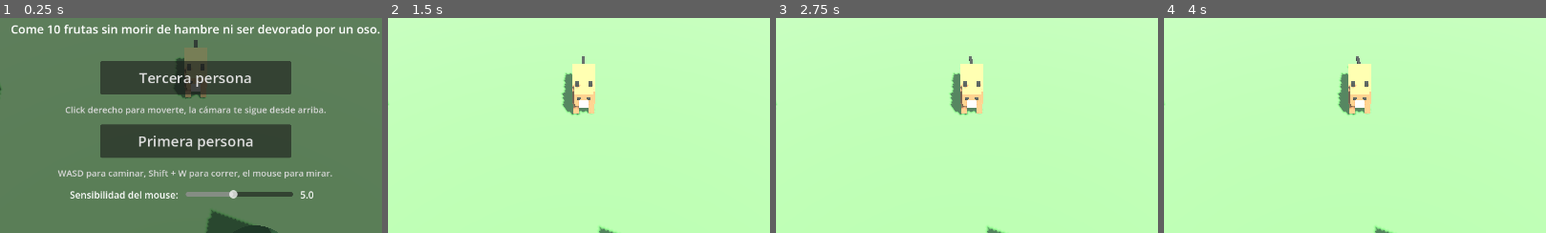
Above: before the commit, frames 1-4 (left to right).
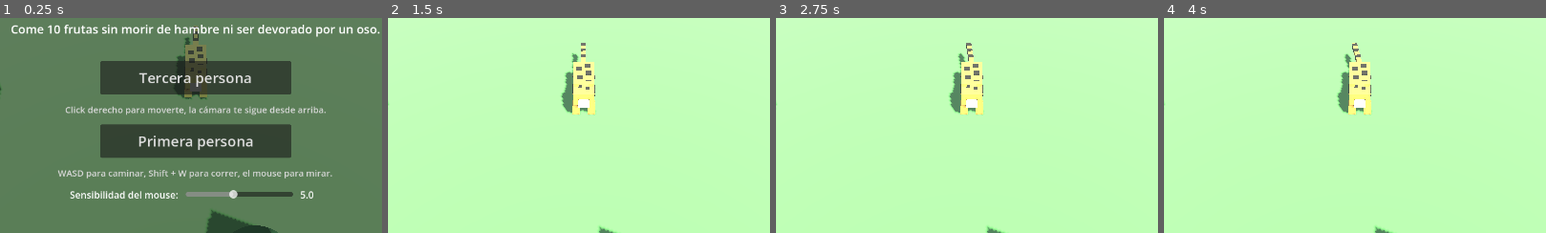
Above: after the commit, the same moments.

Repository: franco-marin/Proyecto_CDEV
Game: Godot game, scene res://escenas/main.tscn
Two runs of this game, one before a commit and one after it. Both use one fixed random seed, a clock stepped at 60 frames per second and the inputs below.
Inputs (mouse positions are % of the whole screen's width and height, from its top left):
- Up to frame 1 (0.25 s): no input
- Up to frame 2 (1.5 s): click "Tercera persona" at 0.5 s; move the mouse to (72, 45) at 1.27 s; hold D (derecha) from 1.28 s (still down); hold E (comer) from 1.28 s (still down); click (72, 45) at 1.42 s
- Up to frame 3 (2.75 s): move the mouse to (30, 55) at 2.02 s; release D (derecha) at 2.03 s; release E (comer) at 2.03 s; hold S (atras) from 2.03 s (still down); tap Shift (correr) at 2.1 s
- Up to frame 4 (4 s): move the mouse to (60, 28) at 2.77 s; release S (atras) at 2.78 s; hold D (derecha) 2.78-3.53 s; hold Right mouse button (mover_animal) 2.78-3.53 s; move the mouse to (45, 70) at 3.52 s; hold W (adelante) from 3.53 s (still down); tap E (comer) at 3.6 s; click (45, 70) at 3.67 s
The pictures show only the part of the screen within x 24-74%, y 35-85%; the shares and areas given below are measured in that part.

The runs differ from the first frame. In frame 1, 0.6% of the frame differs, in the area x 46-55%, y 3-38%; in frame 2, 1.0%; in frame 3, 1.0%; in frame 4, 1.0%, in the area x 45-55%, y 11-46%.

Commit message:
cambiar al personaje principal por un yaguareté

Diff:
--- a/escenas/jugador.tscn
+++ b/escenas/jugador.tscn
@@ -10,37 +10,59 @@
 [sub_resource type="StandardMaterial3D" id="Mat_oscuro"]
 albedo_color = Color(0.08, 0.06, 0.05, 1)
 
+[sub_resource type="StandardMaterial3D" id="Mat_mancha"]
+albedo_color = Color(0.13, 0.08, 0.04, 1)
+
+[sub_resource type="StandardMaterial3D" id="Mat_ojo"]
+albedo_color = Color(0.92, 0.7, 0.12, 1)
+
 [sub_resource type="StandardMaterial3D" id="Mat_hocico"]
-albedo_color = Color(0.93, 0.7, 0.6, 1)
+albedo_color = Color(0.95, 0.88, 0.72, 1)
 
 [sub_resource type="BoxMesh" id="Mesh_cuerpo"]
 material = ExtResource("2_mat")
-size = Vector3(0.6, 0.5, 1)
+size = Vector3(0.55, 0.5, 1.15)
 
 [sub_resource type="BoxMesh" id="Mesh_cabeza"]
 material = ExtResource("2_mat")
-size = Vector3(0.45, 0.45, 0.45)
+size = Vector3(0.5, 0.42, 0.42)
 
 [sub_resource type="BoxMesh" id="Mesh_hocico"]
 material = SubResource("Mat_hocico")
-size = Vector3(0.25, 0.18, 0.12)
+size = Vector3(0.26, 0.17, 0.12)
 
 [sub_resource type="SphereMesh" id="Mesh_ojo"]
-material = SubResource("Mat_oscuro")
-radius = 0.05
-height = 0.1
+material = SubResource("Mat_ojo")
+radius = 0.04
+height = 0.08
 
 [sub_resource type="BoxMesh" id="Mesh_oreja"]
-material = SubResource("Mat_oscuro")
-size = Vector3(0.1, 0.16, 0.08)
+material = ExtResource("2_mat")
+size = Vector3(0.13, 0.13, 0.06)
 
 [sub_resource type="BoxMesh" id="Mesh_pata"]
 material = ExtResource("2_mat")
-size = Vector3(0.15, 0.4, 0.15)
+size = Vector3(0.2, 0.35, 0.2)
 
 [sub_resource type="BoxMesh" id="Mesh_cola"]
-material = SubResource("Mat_oscuro")
-size = Vector3(0.08, 0.08, 0.35)
+material = ExtResource("2_mat")
+size = Vector3(0.13, 0.13, 0.8)
+
+[sub_resource type="BoxMesh" id="Mesh_mancha_arriba"]
+material = SubResource("Mat_mancha")
+size = Vector3(0.14, 0.03, 0.14)
+
+[sub_resource type="BoxMesh" id="Mesh_mancha_lado"]
+material = SubResource("Mat_mancha")
+size = Vector3(0.03, 0.14, 0.14)
+
+[sub_resource type="BoxMesh" id="Mesh_mancha_cabeza"]
+material = SubResource("Mat_mancha")
+size = Vector3(0.09, 0.03, 0.09)
+
+[sub_resource type="BoxMesh" id="Mesh_anillo_cola"]
+material = SubResource("Mat_mancha")
+size = Vector3(0.14, 0.14, 0.1)
 
 [sub_resource type="BoxMesh" id="Mesh_hocico_fps"]
 material = SubResource("Mat_hocico")
@@ -243,6 +265,62 @@
 transform = Transform3D(1, 0, 0, 0, 1, 0, 0, 0, 1, 0, 0.6, 0)
 mesh = SubResource("Mesh_cuerpo")
 
+[node name="ManchaArriba0" type="MeshInstance3D" parent="Modelo/Cuerpo"]
+transform = Transform3D(1, 0, 0, 0, 1, 0, 0, 0, 1, -0.12, 0.25, 0.35)
+mesh = SubResource("Mesh_mancha_arriba")
+
+[node name="ManchaArriba1" type="MeshInstance3D" parent="Modelo/Cuerpo"]
+transform = Transform3D(1, 0, 0, 0, 1, 0, 0, 0, 1, 0.12, 0.25, 0.2)
+mesh = SubResource("Mesh_mancha_arriba")
+
+[node name="ManchaArriba2" type="MeshInstance3D" parent="Modelo/Cuerpo"]
+transform = Transform3D(1, 0, 0, 0, 1, 0, 0, 0, 1, -0.1, 0.25, 0.0)
+mesh = SubResource("Mesh_mancha_arriba")
+
+[node name="ManchaArriba3" type="MeshInstance3D" parent="Modelo/Cuerpo"]
+transform = Transform3D(1, 0, 0, 0, 1, 0, 0, 0, 1, 0.13, 0.25, -0.15)
+mesh = SubResource("Mesh_mancha_arriba")
+
+[node name="ManchaArriba4" type="MeshInstance3D" parent="Modelo/Cuerpo"]
+transform = Transform3D(1, 0, 0, 0, 1, 0, 0, 0, 1, -0.12, 0.25, -0.3)
+mesh = SubResource("Mesh_mancha_arriba")
+
+[node name="ManchaArriba5" type="MeshInstance3D" parent="Modelo/Cuerpo"]
+transform = Transform3D(1, 0, 0, 0, 1, 0, 0, 0, 1, 0.1, 0.25, -0.42)
+mesh = SubResource("Mesh_mancha_arriba")
+
+[node name="ManchaLadoIzq0" type="MeshInstance3D" parent="Modelo/Cuerpo"]
+transform = Transform3D(1, 0, 0, 0, 1, 0, 0, 0, 1, 0.275, 0.05, 0.35)
+mesh = SubResource("Mesh_mancha_lado")
+
+[node name="ManchaLadoDer0" type="MeshInstance3D" parent="Modelo/Cuerpo"]
+transform = Transform3D(1, 0, 0, 0, 1, 0, 0, 0, 1, -0.275, 0.05, 0.3)
+mesh = SubResource("Mesh_mancha_lado")
+
+[node name="ManchaLadoIzq1" type="MeshInstance3D" parent="Modelo/Cuerpo"]
+transform = Transform3D(1, 0, 0, 0, 1, 0, 0, 0, 1, 0.275, -0.07, 0.1)
+mesh = SubResource("Mesh_mancha_lado")
+
+[node name="ManchaLadoDer1" type="MeshInstance3D" parent="Modelo/Cuerpo"]
+transform = Transform3D(1, 0, 0, 0, 1, 0, 0, 0, 1, -0.275, -0.07, 0.05)
+mesh = SubResource("Mesh_mancha_lado")
+
+[node name="ManchaLadoIzq2" type="MeshInstance3D" parent="Modelo/Cuerpo"]
+transform = Transform3D(1, 0, 0, 0, 1, 0, 0, 0, 1, 0.275, 0.08, -0.15)
+mesh = SubResource("Mesh_mancha_lado")
+
+[node name="ManchaLadoDer2" type="MeshInstance3D" parent="Modelo/Cuerpo"]
+transform = Transform3D(1, 0, 0, 0, 1, 0, 0, 0, 1, -0.275, 0.08, -0.2)
+mesh = SubResource("Mesh_mancha_lado")
+
+[node name="ManchaLadoIzq3" type="MeshInstance3D" parent="Modelo/Cuerpo"]
+transform = Transform3D(1, 0, 0, 0, 1, 0, 0, 0, 1, 0.275, -0.02, -0.4)
+mesh = SubResource("Mesh_mancha_lado")
+
+[node name="ManchaLadoDer3" type="MeshInstance3D" parent="Modelo/Cuerpo"]
+transform = Transform3D(1, 0, 0, 0, 1, 0, 0, 0, 1, -0.275, -0.02, -0.45)
+mesh = SubResource("Mesh_mancha_lado")
+
 [node name="Cabeza" type="MeshInstance3D" parent="Modelo"]
 layers = 2
 transform = Transform3D(1, 0, 0, 0, 1, 0, 0, 0, 1, 0, 0.9, 0.6)
@@ -250,62 +328,84 @@
 
 [node name="Hocico" type="MeshInstance3D" parent="Modelo/Cabeza"]
 layers = 2
-transform = Transform3D(1, 0, 0, 0, 1, 0, 0, 0, 1, 0, -0.08, 0.27)
+transform = Transform3D(1, 0, 0, 0, 1, 0, 0, 0, 1, 0, -0.07, 0.27)
 mesh = SubResource("Mesh_hocico")
 
 [node name="OjoIzq" type="MeshInstance3D" parent="Modelo/Cabeza"]
 layers = 2
-transform = Transform3D(1, 0, 0, 0, 1, 0, 0, 0, 1, 0.12, 0.08, 0.22)
+transform = Transform3D(1, 0, 0, 0, 1, 0, 0, 0, 1, 0.13, 0.07, 0.21)
 mesh = SubResource("Mesh_ojo")
 
 [node name="OjoDer" type="MeshInstance3D" parent="Modelo/Cabeza"]
 layers = 2
-transform = Transform3D(1, 0, 0, 0, 1, 0, 0, 0, 1, -0.12, 0.08, 0.22)
+transform = Transform3D(1, 0, 0, 0, 1, 0, 0, 0, 1, -0.13, 0.07, 0.21)
 mesh = SubResource("Mesh_ojo")
 
 [node name="OrejaIzq" type="MeshInstance3D" parent="Modelo/Cabeza"]
 layers = 2
-transform = Transform3D(1, 0, 0, 0, 1, 0, 0, 0, 1, 0.16, 0.29, -0.05)
+transform = Transform3D(1, 0, 0, 0, 1, 0, 0, 0, 1, 0.18, 0.25, -0.05)
 mesh = SubResource("Mesh_oreja")
 
 [node name="OrejaDer" type="MeshInstance3D" parent="Modelo/Cabeza"]
 layers = 2
-transform = Transform3D(1, 0, 0, 0, 1, 0, 0, 0, 1, -0.16, 0.29, -0.05)
+transform = Transform3D(1, 0, 0, 0, 1, 0, 0, 0, 1, -0.18, 0.25, -0.05)
 mesh = SubResource("Mesh_oreja")
 
+[node name="ManchaCabeza0" type="MeshInstance3D" parent="Modelo/Cabeza"]
+layers = 2
+transform = Transform3D(1, 0, 0, 0, 1, 0, 0, 0, 1, -0.1, 0.21, -0.05)
+mesh = SubResource("Mesh_mancha_cabeza")
+
+[node name="ManchaCabeza1" type="MeshInstance3D" parent="Modelo/Cabeza"]
+layers = 2
+transform = Transform3D(1, 0, 0, 0, 1, 0, 0, 0, 1, 0.1, 0.21, 0.02)
+mesh = SubResource("Mesh_mancha_cabeza")
+
 [node name="Cola" type="Node3D" parent="Modelo"]
-transform = Transform3D(1, 0, 0, 0, 1, 0, 0, 0, 1, 0, 0.75, -0.5)
+transform = Transform3D(1, 0, 0, 0, 1, 0, 0, 0, 1, 0, 0.78, -0.55)
 
 [node name="Mesh" type="MeshInstance3D" parent="Modelo/Cola"]
-transform = Transform3D(1, 0, 0, 0, 1, 0, 0, 0, 1, 0, 0, -0.17)
+transform = Transform3D(1, 0, 0, 0, 1, 0, 0, 0, 1, 0, 0, -0.4)
 mesh = SubResource("Mesh_cola")
 
+[node name="Anillo0" type="MeshInstance3D" parent="Modelo/Cola"]
+transform = Transform3D(1, 0, 0, 0, 1, 0, 0, 0, 1, 0, 0, -0.25)
+mesh = SubResource("Mesh_anillo_cola")
+
+[node name="Anillo1" type="MeshInstance3D" parent="Modelo/Cola"]
+transform = Transform3D(1, 0, 0, 0, 1, 0, 0, 0, 1, 0, 0, -0.5)
+mesh = SubResource("Mesh_anillo_cola")
+
+[node name="Anillo2" type="MeshInstance3D" parent="Modelo/Cola"]
+transform = Transform3D(1, 0, 0, 0, 1, 0, 0, 0, 1, 0, 0, -0.72)
+mesh = SubResource("Mesh_anillo_cola")
+
 [node name="PataDI" type="Node3D" parent="Modelo"]
-transform = Transform3D(1, 0, 0, 0, 1, 0, 0, 0, 1, 0.2, 0.4, 0.45)
+transform = Transform3D(1, 0, 0, 0, 1, 0, 0, 0, 1, 0.2, 0.35, 0.45)
 
 [node name="Mesh" type="MeshInstance3D" parent="Modelo/PataDI"]
-transform = Transform3D(1, 0, 0, 0, 1, 0, 0, 0, 1, 0, -0.2, 0)
+transform = Transform3D(1, 0, 0, 0, 1, 0, 0, 0, 1, 0, -0.175, 0)
 mesh = SubResource("Mesh_pata")
 
 [node name="PataDD" type="Node3D" parent="Modelo"]
-transform = Transform3D(1, 0, 0, 0, 1, 0, 0, 0, 1, -0.2, 0.4, 0.45)
+transform = Transform3D(1, 0, 0, 0, 1, 0, 0, 0, 1, -0.2, 0.35, 0.45)
 
 [node name="Mesh" type="MeshInstance3D" parent="Modelo/PataDD"]
-transform = Transform3D(1, 0, 0, 0, 1, 0, 0, 0, 1, 0, -0.2, 0)
+transform = Transform3D(1, 0, 0, 0, 1, 0, 0, 0, 1, 0, -0.175, 0)
 mesh = SubResource("Mesh_pata")
 
 [node name="PataTI" type="Node3D" parent="Modelo"]
-transform = Transform3D(1, 0, 0, 0, 1, 0, 0, 0, 1, 0.2, 0.4, -0.42)
+transform = Transform3D(1, 0, 0, 0, 1, 0, 0, 0, 1, 0.2, 0.35, -0.42)
 
 [node name="Mesh" type="MeshInstance3D" parent="Modelo/PataTI"]
-transform = Transform3D(1, 0, 0, 0, 1, 0, 0, 0, 1, 0, -0.2, 0)
+transform = Transform3D(1, 0, 0, 0, 1, 0, 0, 0, 1, 0, -0.175, 0)
 mesh = SubResource("Mesh_pata")
 
 [node name="PataTD" type="Node3D" parent="Modelo"]
-transform = Transform3D(1, 0, 0, 0, 1, 0, 0, 0, 1, -0.2, 0.4, -0.42)
+transform = Transform3D(1, 0, 0, 0, 1, 0, 0, 0, 1, -0.2, 0.35, -0.42)
 
 [node name="Mesh" type="MeshInstance3D" parent="Modelo/PataTD"]
-transform = Transform3D(1, 0, 0, 0, 1, 0, 0, 0, 1, 0, -0.2, 0)
+transform = Transform3D(1, 0, 0, 0, 1, 0, 0, 0, 1, 0, -0.175, 0)
 mesh = SubResource("Mesh_pata")
 
 [node name="AnimationPlayer" type="AnimationPlayer" parent="."]
--- a/recursos/material_animal.tres
+++ b/recursos/material_animal.tres
@@ -1,5 +1,5 @@
 [gd_resource type="StandardMaterial3D" format=3]
 
 [resource]
-albedo_color = Color(0.72, 0.47, 0.27, 1)
+albedo_color = Color(0.85, 0.62, 0.22, 1)
 roughness = 0.8
--- a/scripts/jugador.gd
+++ b/scripts/jugador.gd
@@ -1,5 +1,5 @@
 extends CharacterBody3D
-## El jugador: un herbívoro grande que camina, corre y come fruta para no morir de hambre.
+## El jugador: un yaguareté que camina, corre y come para no morir de hambre.
 
 signal hambre_cambio(valor: float, maximo: float)
 signal comio(total: int)
Not shown, changed: README.md
